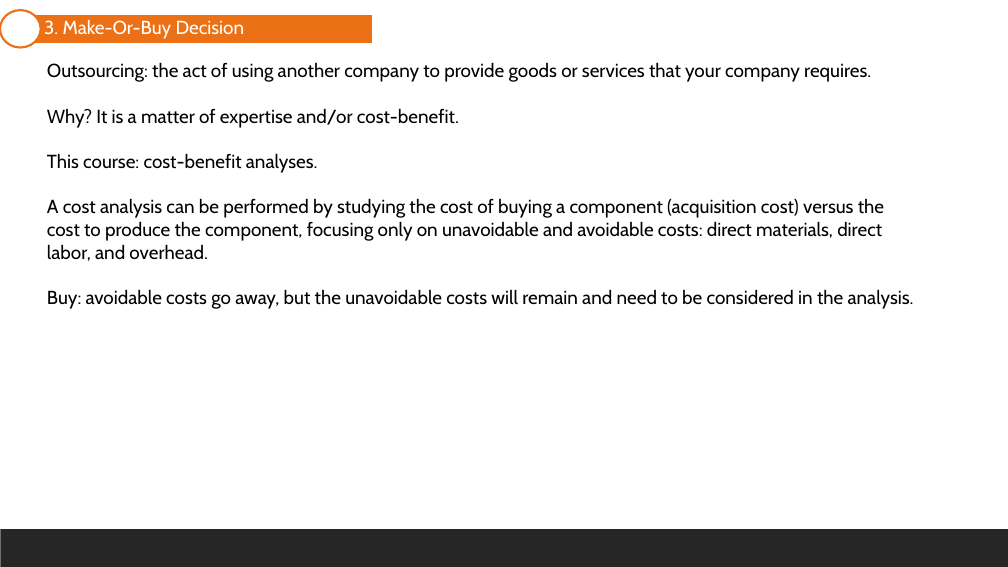
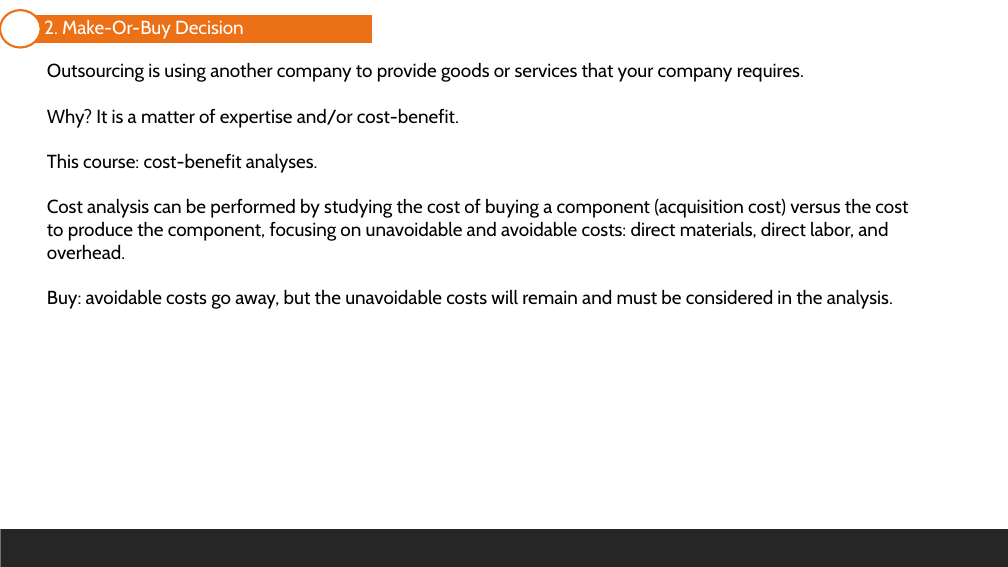
Before and after one commit to mortizm1988/lecture_financial_statements_analysis, a slide deck: slide 6 of topic_8_decision_making.pptx (slide 22 before the commit). Drawn at 1008x567 pixels with LibreOffice and Linux fonts; fonts in the diff are those of the drawing. Boxes give left, top, right and bottom in pixels: in the first picture for what was removed or moved away, otherwise in the second. Text is boxed around its words. In the diff, an @@ line names an element or a change of style, - is before the commit and + after.

```diff
--- a/topic_8_decision_making.pptx
+++ b/topic_8_decision_making.pptx
@@ text in freeform shape at box(44, 20, 244, 39): text changed @@
-3. Make-Or-Buy Decision
+2. Make-Or-Buy Decision
@@ text at box(47, 62, 804, 82): text changed @@
-Outsourcing: the act of using another company to provide goods or services that your company requires.
+Outsourcing is using another company to provide goods or services that your company requires.
@@ text at box(47, 198, 908, 309): text changed @@
-A cost analysis can be performed by studying the cost of buying a component (acquisition cost) versus the cost to produce the component, focusing only on unavoidable and avoidable costs: direct materials, direct labor, and overhead.
-Buy: avoidable costs go away, but the unavoidable costs will remain and need to be considered in the analysis.
+Cost analysis can be performed by studying the cost of buying a component (acquisition cost) versus the cost to produce the component, focusing on unavoidable and avoidable costs: direct materials, direct labor, and overhead.
+Buy: avoidable costs go away, but the unavoidable costs will remain and must be considered in the analysis.
```
Also in this commit, not shown: 21 other slides changed, 16 slides removed, 15 other files.
